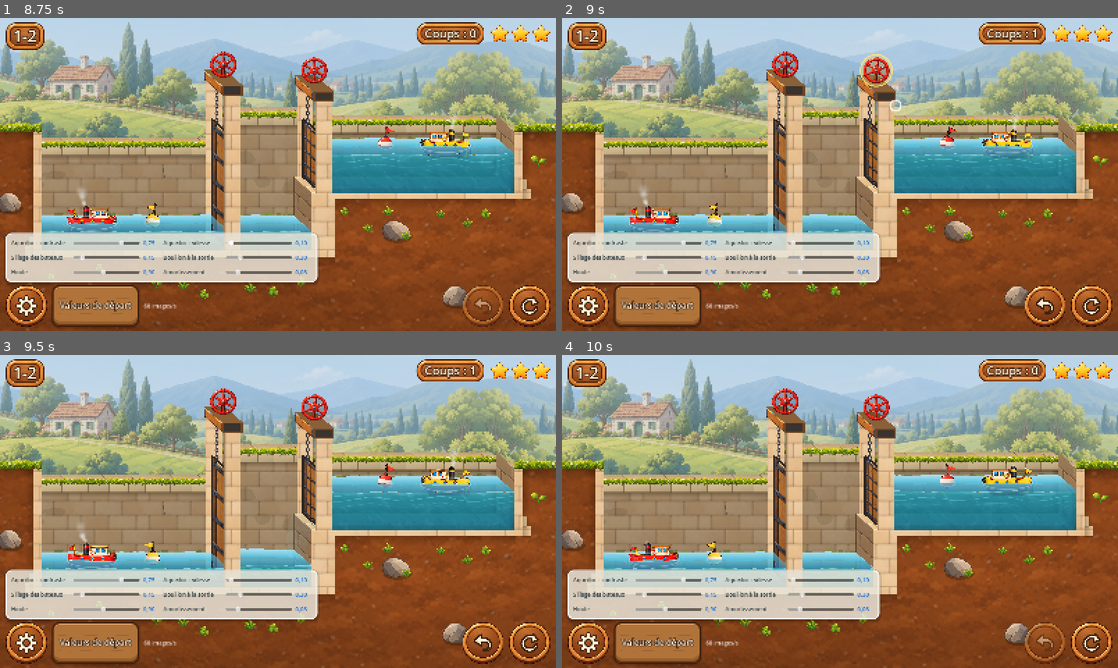
Above: before the commit, frames 1-4 (two rows, left to right).
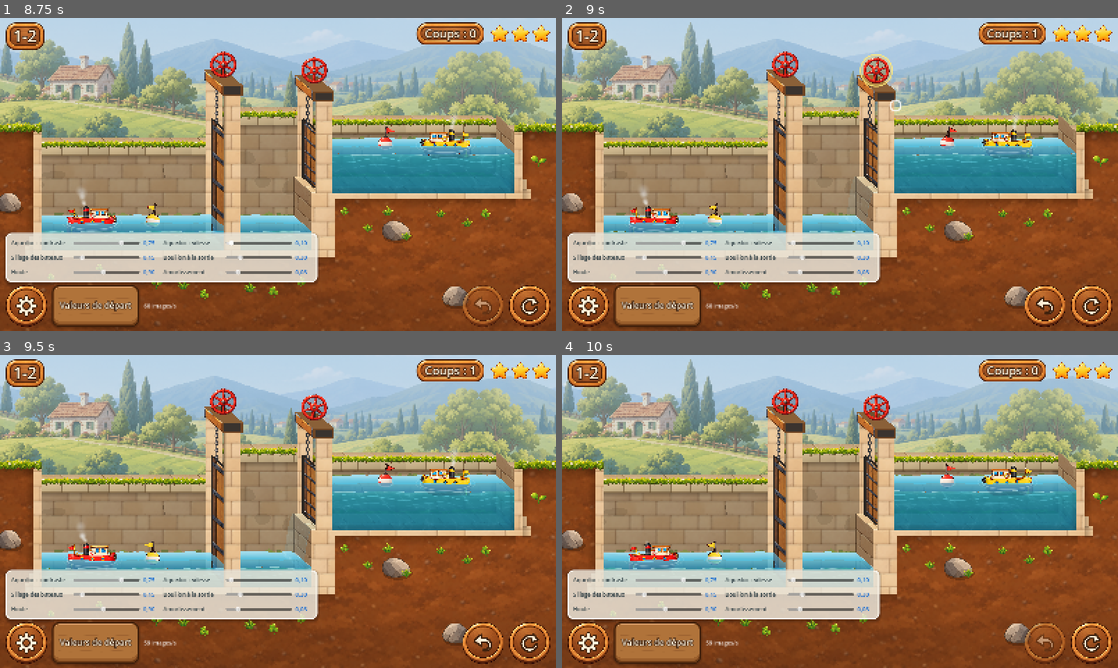
Above: after the commit, the same moments.

Repository: VincentDebaty/station
Game: Godot game, scene res://principal.tscn
Same seed, same stepped clock (60 frames per second), same inputs: the game is played once before the commit and once after it.
Inputs (mouse positions are in pixels of both pictures, inside the frame that each line leads up to):
- Up to frame 1 (8.75 s): click (528, 305) at 0.5 s; click (27, 305) at 1.25 s; click "Valeurs de départ" at 2 s; click (528, 305) at 2.75 s; click (27, 305) at 3.52 s; click (528, 305) at 4.25 s; click (27, 305) at 5 s; click "Valeurs de départ" at 5.75 s; click "Valeurs de départ" at 6.5 s; move the mouse to (400, 158) at 7.27 s; click (400, 158) at 7.42 s; drag from (166, 190) to (250, 237) at 8.02 s
- Up to frame 2 (9 s): move the mouse to (895, 105) at 8.77 s; click (895, 105) at 8.92 s
- Up to frame 3 (9.5 s): no input
- Up to frame 4 (10 s): click (1045, 642) at 9.5 s

Frame 1 is identical in both runs. In frame 2, 0.3% of the frame differs, in the area x 44-93%, y 12-69%; in frame 3, 1.1%, in the area x 25-93%, y 12-93%; in frame 4, less than 0.1%.

Commit message:
Le flux s'accélère avec l'ouverture, et plus de bloc d'eau sous une porte levée
Vincent, sur le 1-2 : « tu vois le défaut dans la cascade ? » — un bloc
d'eau carré contre la porte de gauche quand le sas se vide, porte à demi
levée — et « le flux doit s'accélérer au fur et à mesure que la porte
s'ouvre ».

- Le bloc venait des deux surfaces raccordées à mi-hauteur contre une porte
  ouverte. Le raccord ne sert qu'entre deux eaux presque égales (moins de
  0,15 unité d'écart) ; au doigt maintenu, une porte peut être levée
  pendant que l'eau passe, et il faisait alors une marche carrée.
- Une ouverture que l'eau d'en bas couvre en grande partie n'est plus
  dessinée en lame qui tombe de quelques pixels, mais en bouillon à la
  surface d'en bas, contre la porte (bulles plafonnées en taille).
- Le débit suit l'ouverture : un filet quand la porte se décolle, puis de
  plus en plus d'eau ; la porte, elle, monte un peu plus vite quand l'eau
  pousse (0,2/s). Sur le 1-1, le sas monte de 0,16 puis 0,35, 0,53, 0,72,
  0,9 unité par seconde, et se remplit toujours en 6 s.

Vérifié sur film : la situation de la capture (sas qui se vide, porte à demi
levée), puis le 1-2 entier (3 étoiles en 5 coups) et le 1-1.

Co-Authored-By: Claude Opus 5.5 <noreply@anthropic.com>

Diff:
--- a/prototypes/ecluses-godot/canal.gd
+++ b/prototypes/ecluses-godot/canal.gd
@@ -974,9 +974,14 @@
 		# marche d'escalier au milieu de la porte — le plan d'eau « se cassait
 		# en deux » au passage d'un bateau (Vincent). Les deux bandes se raccordent
 		# à la même hauteur, en fondu sur les 36 derniers pixels.
-		if i > 0 and ((passages.has(i - 1) and passages[i - 1].visible_eau) or N["liaisons"][i - 1]["type"] == "libre") and not bloc_g:
+		# (seulement entre deux eaux presque égales : au doigt maintenu, une porte
+		# peut être levée pendant que l'eau passe ; raccordées à mi-hauteur, les
+		# deux surfaces faisaient un bloc d'eau carré contre la porte, Vincent)
+		if i > 0 and ((passages.has(i - 1) and passages[i - 1].visible_eau) or N["liaisons"][i - 1]["type"] == "libre") and not bloc_g \
+				and absf(vue_niv[i] - vue_niv[i - 1]) < 0.15:
 			_raccorder(bord, _jonction(i - 1), true)
-		if ((passages.has(i) and passages[i].visible_eau) or (i < gl.size() and N["liaisons"][i]["type"] == "libre")) and not bloc_d:
+		if ((passages.has(i) and passages[i].visible_eau) or (i < gl.size() and N["liaisons"][i]["type"] == "libre")) and not bloc_d \
+				and absf(vue_niv[i] - vue_niv[i + 1]) < 0.15:
 			_raccorder(bord, _jonction(i), false)
 		var sec := w.vide()
 		_maj_mouille(i, sec)
--- a/prototypes/ecluses-godot/jet.gd
+++ b/prototypes/ecluses-godot/jet.gd
@@ -62,8 +62,13 @@
 	bulles.color_ramp = fondu
 	add_child(bulles)
 
+# Noyée quand l'eau d'en bas couvre la plus grande partie de l'ouverture : la
+# lame ne tombe pas, elle sort sous la surface et la fait bouillonner. (Une
+# porte levée haut pendant que l'eau passe, au doigt maintenu, fait une
+# ouverture épaisse dont le haut dépasse à peine l'eau d'en bas : dessinée en
+# lame, elle tombait de quelques pixels comme un bloc d'eau, Vincent.)
 func noye() -> bool:
-	return origine.y > surface_bas + 2.0
+	return origine.y + fente * 0.6 > surface_bas + 2.0
 
 # Le point où une lame lancée à l'horizontale retombe sur la surface d'en bas.
 func chute() -> Vector2:
@@ -191,10 +196,12 @@
 func _panache() -> void:
 	var long := 40.0 + 90.0 * force
 	var zs := [0.0] if profondeur == Vector2.ZERO else [0.1, 0.35, 0.6, 0.85]
+	# le bouillon monte À la surface d'en bas, contre la porte
+	var base := Vector2(origine.x, maxf(origine.y, surface_bas))
 	for z in zs:
 		for k in 5:
 			var f := fmod(_t * 1.2 + k * 0.2 + z, 1.0)
-			var c: Vector2 = origine + profondeur * z + Vector2(sens * long * f, -6.0 * f)
-			var r := (fente * 0.5 + 4.0) * (1.0 + 1.6 * f)
+			var c: Vector2 = base + profondeur * z + Vector2(sens * long * f, -6.0 * f)
+			var r := (minf(fente, 24.0) * 0.5 + 4.0) * (1.0 + 1.6 * f)
 			draw_circle(c, r, Color(0.75, 0.95, 1.0, 0.24 * (1.0 - f) * force))
 	_point_chute = origine + Vector2(sens * long * 0.5, 0)
--- a/prototypes/ecluses-godot/principal.gd
+++ b/prototypes/ecluses-godot/principal.gd
@@ -57,17 +57,19 @@
 # (en 1,2 s) ; tant que l'eau passe, lentement (l'eau pousse contre le
 # vantail), et elle accélère à mesure que les niveaux se rejoignent.
 const VITESSE_LIBRE := 0.85      # par seconde, eaux égales
-const VITESSE_POUSSEE := 0.12    # par seconde, sous une forte différence
+const VITESSE_POUSSEE := 0.2     # par seconde, sous une forte différence
 const ECART_LIBRE := 0.5         # en dessous de cet écart (unités), on accélère
-# L'eau qui passe sous la porte : un volume par seconde qui croît avec
-# l'ouverture, presque constant, et qui ne ralentit qu'à la fin, quand il
-# reste moins de 0,6 unité d'écart. Le sas du 1-1 monte à vitesse régulière
-# et se remplit en 6 s environ en tenant la roue jusqu'au bout (8 s d'abord :
-# Vincent voulait un peu plus vite). (D'abord une
-# part fixe de ce qui restait à passer, puis Torricelli : presque toute l'eau
-# passait dans la première seconde, Vincent : « l'eau se déverse beaucoup trop
+# L'eau qui passe sous la porte : un volume par seconde, qui ne ralentit qu'à
+# la fin, quand il reste moins de 0,6 unité d'écart. (D'abord une part fixe
+# de ce qui restait à passer, puis Torricelli : presque toute l'eau passait
+# dans la première seconde, Vincent : « l'eau se déverse beaucoup trop
 # rapidement ».)
-const DEBIT := 2.2   # la porte s'ouvre lentement tant que l'eau pousse : 6 s pour remplir le sas
+# Le débit croît avec l'ouverture de la porte (Vincent : « le flux doit
+# s'accélérer au fur et à mesure que la porte s'ouvre ») : un filet quand
+# elle se décolle, de plus en plus d'eau à mesure qu'elle monte. Sur le 1-1,
+# le sas monte de 0,16 puis 0,35, 0,53, 0,72, 0,9 unité par seconde, et se
+# remplit en 6 s.
+const DEBIT := 2.0
 var _coule := false       # de l'eau passe sous une porte : ni bulle, ni main   # le sablier : laisser passer un coup (glace qui fond, marée, orage)
 var _pancarte: Pancarte   # le panneau d'éclusier de fin (pancarte.gd)
 var _lab_num: Label
@@ -1006,7 +1008,7 @@
 			var tete := absf(a - c)
 			# (une ouverture d'au moins un quart : à peine entrouverte, il faut que
 			# l'eau se voie couler)
-			var q := DEBIT * clampf(0.25 + 0.75 * _ouv[i], 0.0, 1.0) * minf(1.0, sqrt(tete / 0.6)) * dt
+			var q := DEBIT * (0.06 + 0.94 * clampf(_ouv[i], 0.0, 1.0)) * minf(1.0, sqrt(tete / 0.6)) * dt
 			var vide := []
 			vide.resize(N["liaisons"].size()); vide.fill(0.0)
 			Moteur.verser(N, etat, i, signf(v) * minf(absf(v), q), vide)
